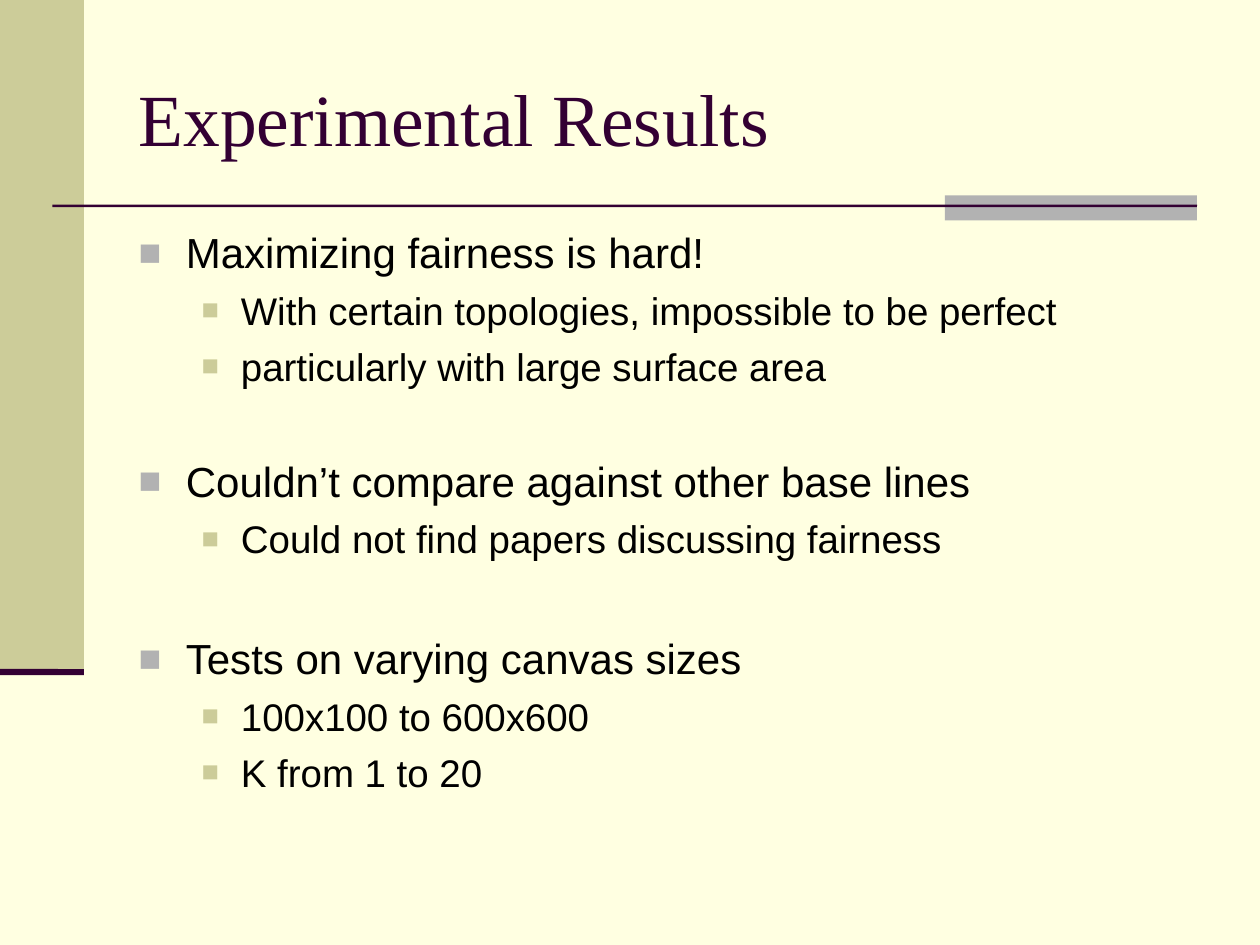
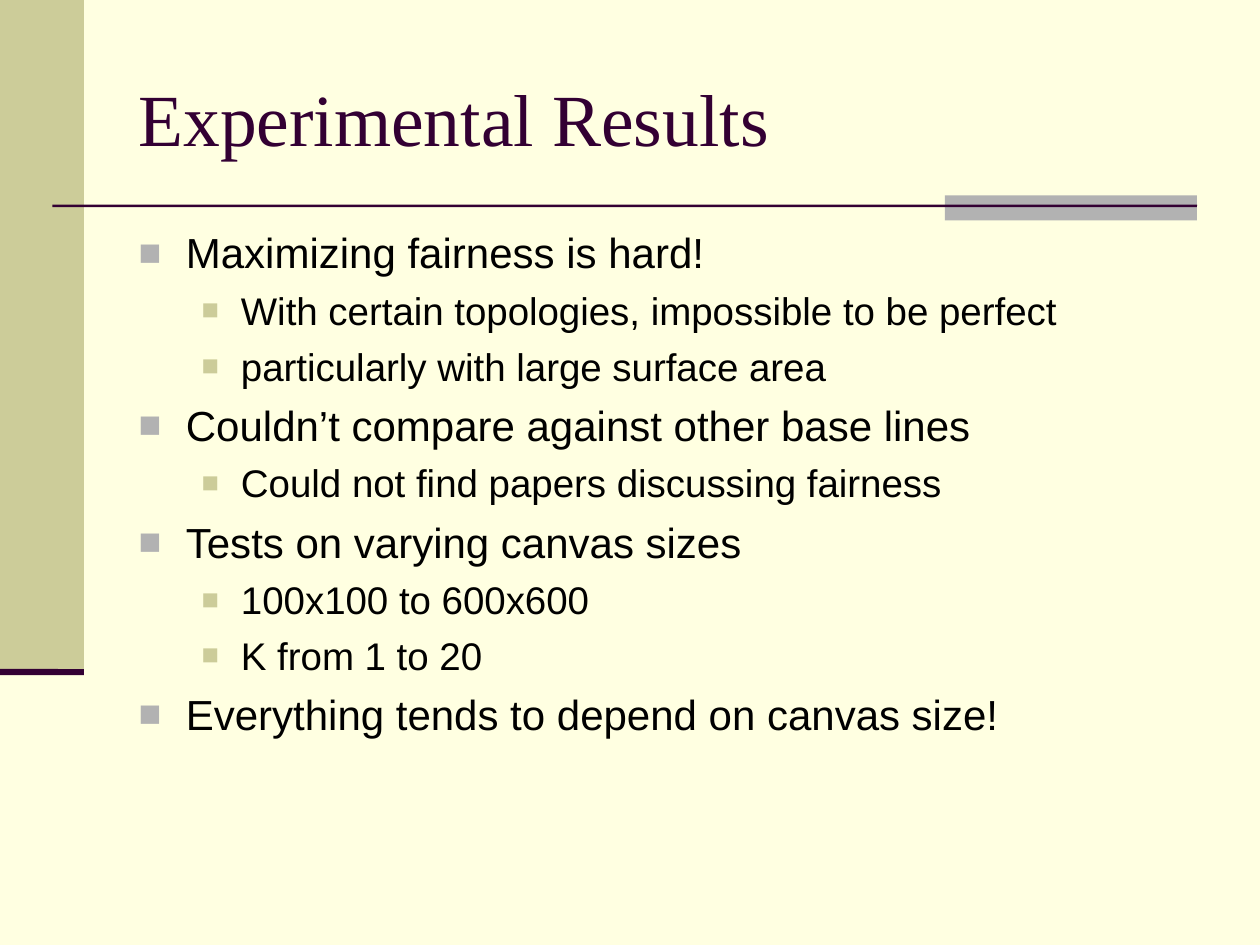
Before and after one commit to feltenberger/cmsc-641-fsmt, a slide deck: slide 13 of Paper/Presentation/Fair, Energy-aware Connectivity in Wireless Sensor Networks.ppt. Drawn at 1260x945 pixels with LibreOffice and Linux fonts; fonts in the diff are those of the drawing. Boxes give left, top, right and bottom in pixels: in the first picture for what was removed or moved away, otherwise in the second. Text is boxed around its words. In the diff, an @@ line names an element or a change of style, - is before the commit and + after.

```diff
--- a/Paper/Presentation/Fair, Energy-aware Connectivity in Wireless Sensor Networks.ppt
+++ b/Paper/Presentation/Fair, Energy-aware Connectivity in Wireless Sensor Networks.ppt
@@ text at [186,699,998,739]: paragraph added @@
+■ Everything tends to depend on canvas size!
```
Also in this commit, not shown: 1 other slide changed.
